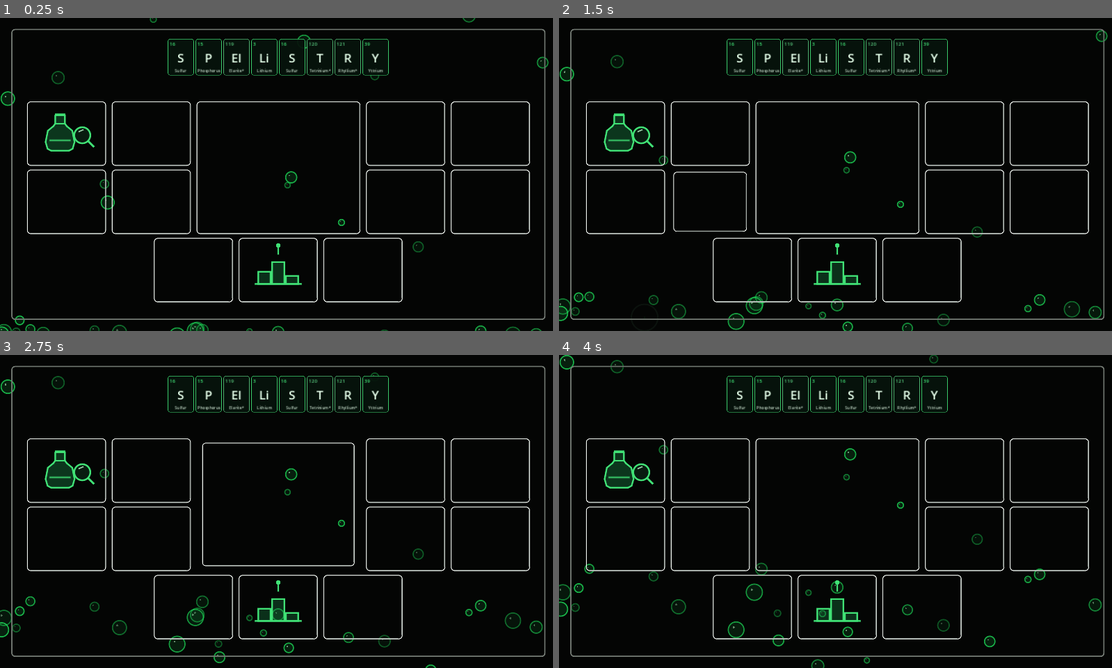
Above: before the commit, frames 1-4 (two rows, left to right).
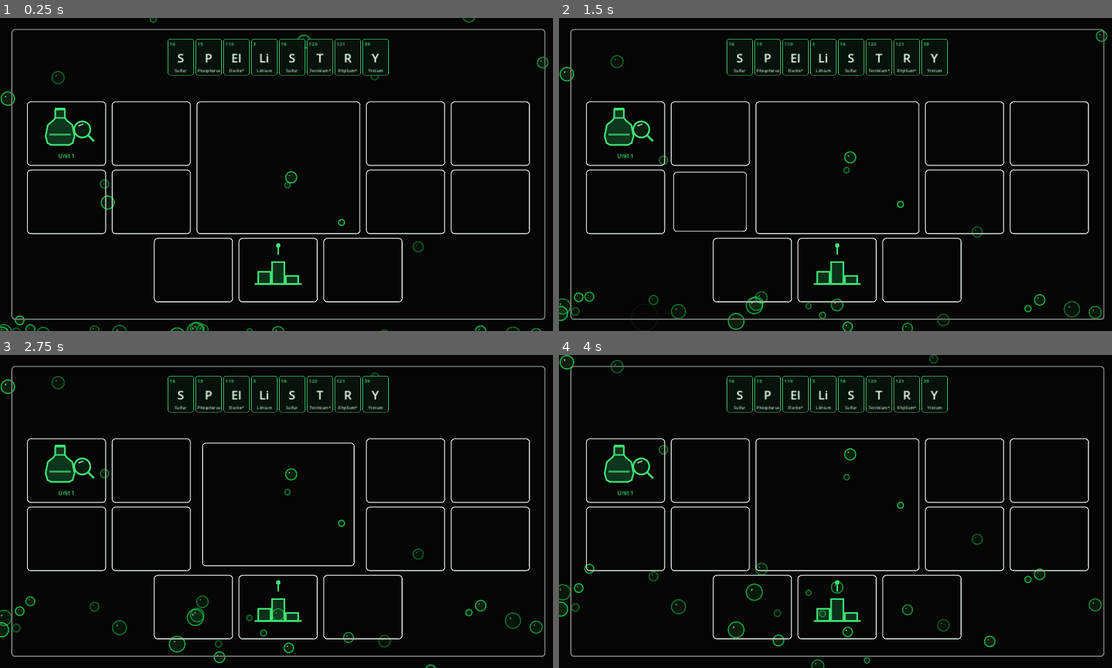
Above: after the commit, the same moments.

Repository: Caidenew/spellistry
Game: Godot game, scene res://scenes/home_screen.tscn
Two runs of this game, one before a commit and one after it. Both use one fixed random seed, a clock stepped at 60 frames per second and the inputs below.
Inputs (mouse positions are in pixels of both pictures, inside the frame that each line leads up to):
- Up to frame 1 (0.25 s): no input
- Up to frame 2 (1.5 s): move the mouse to (957, 158) at 0.52 s; move the mouse to (724, 190) at 1.27 s
- Up to frame 3 (2.75 s): move the mouse to (331, 442) at 2.02 s
- Up to frame 4 (4 s): move the mouse to (807, 574) at 2.77 s; move the mouse to (1006, 558) at 3.52 s

The runs differ from the first frame. In frame 1, 0.5% of the frame differs, in the area x 8-18%, y 28-45%; in frame 2, 0.5%; in frame 3, 0.5%; in frame 4, 0.5%.

Commit message:
Label potion checker and leaderboard tiles

Diff:
--- a/scripts/game_grid.gd
+++ b/scripts/game_grid.gd
@@ -59,7 +59,7 @@
 
 	func _draw_potion_checker_icon() -> void:
 		var unit := minf(size.x, size.y)
-		var center := size / 2.0
+		var center := size / 2.0 + Vector2(0.0, -0.09 * unit)
 		var green := Color(0.25, 0.88, 0.46, 1.0)
 		var glass := Color(0.10, 0.55, 0.29, 0.36)
 		var liquid := Color(0.25, 0.88, 0.46, 0.72)
@@ -126,6 +126,15 @@
 			1.5,
 			true
 		)
+		draw_string(
+			get_theme_default_font(),
+			Vector2(0.0, size.y / 2.0 + 0.38 * unit),
+			"Unit 1",
+			HORIZONTAL_ALIGNMENT_CENTER,
+			size.x,
+			clampi(roundi(unit * 0.09), 12, 20),
+			green
+		)
 
 	func _draw_podium_icon() -> void:
 		var unit := minf(size.x, size.y)
@@ -205,6 +214,7 @@
 			var slot := BeveledGameSlot.new()
 			if row == 0 and column == 0:
 				slot.icon_kind = &"potion"
+				slot.tooltip_text = "Potion Checker"
 			slots.append(slot)
 			add_child(slot)
 
@@ -216,6 +226,7 @@
 		var slot := BeveledGameSlot.new()
 		if index == 1:
 			slot.icon_kind = &"podium"
+			slot.tooltip_text = "Leaderboard"
 		slots.append(slot)
 		add_child(slot)
 
